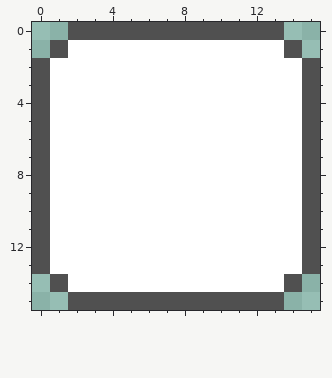
One commit to this pixel-art file: ReForge/Assets/Sprites/UI/window_frame.aseprite. That is the earlier state.
16x16 pixels, 1 frame.
Now the later version:
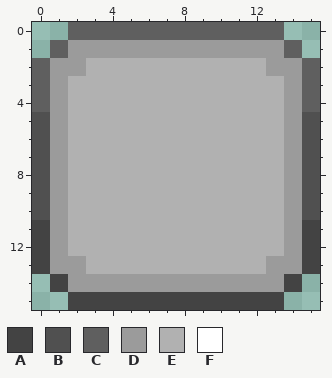
Palette (. is transparent): A #434343  B #505050  C #5f5f5f  D #9b9b9b  E #b1b1b1  F #ffffff
The exact change:
Changed rows in their new state; - is an unchanged pixel.
first column x 0:
 0 --CCCCCCCCCCCC--
 1 -CDDDDDDDDDDDDC-
 2 CDDEEEEEEEEEEDDC
 3 CDEEEEEEEEEEEEDC
 4 CDEEEEEEEEEEEEDC
 5 -DEEEEEEEEEEEED-
 6 -DEEEEEEEEEEEED-
 7 -DEEEEEEEEEEEED-
 8 -DEEEEEEEEEEEED-
 9 -DEEEEEEEEEEEED-
10 -DEEEEEEEEEEEED-
11 ADEEEEEEEEEEEEDA
12 ADEEEEEEEEEEEEDA
13 ADDEEEEEEEEEEDDA
14 -ADDDDDDDDDDDDA-
15 --AAAAAAAAAAAA--
Pixel boxes of the changes (left, top, right, bottom) in both pictures:
changed: (32, 22, 320, 310)
